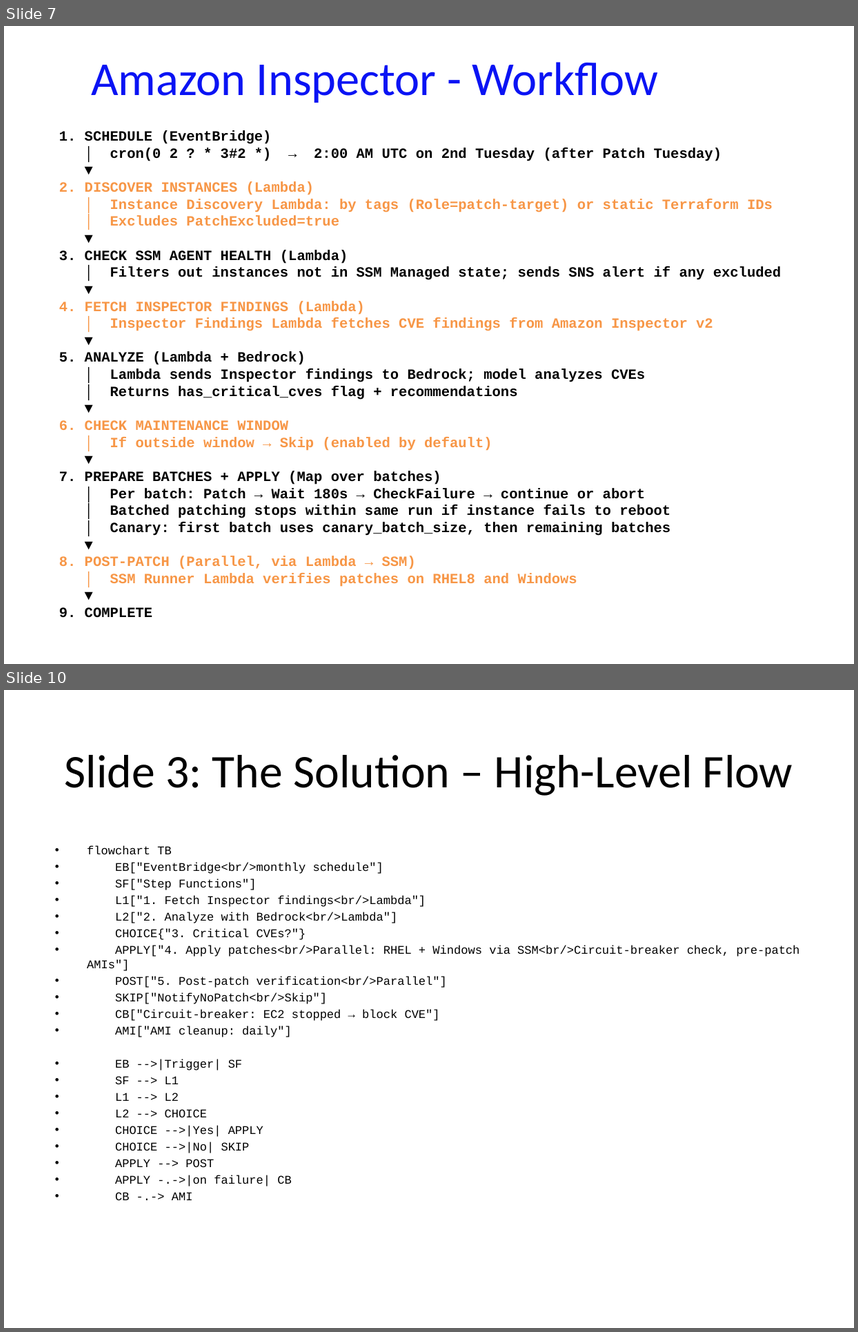
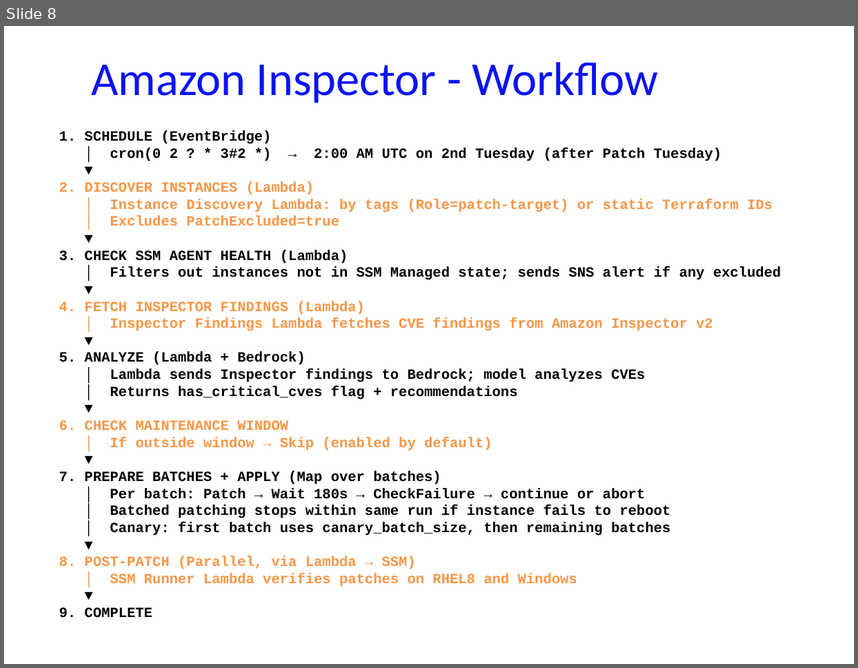
Before and after one commit to ckbitra/aiops-r8, a slide deck: docs/aiops_r8_presentation.pptx. Shown one above the other, each under a label of ours: slides 7 and 10 before the commit, slide 8 after it; the slides between them are not shown. The pictures are 858x1332 and 858x668 pixels, drawn with LibreOffice and Linux fonts; fonts in the diff are those of the drawing. Boxes give left, top, right and bottom in pixels: in the first picture for what was removed or moved away, otherwise in the second. Text is boxed around its words. In the diff, an @@ line names an element or a change of style, - is before the commit and + after.

```diff
--- a/docs/aiops_r8_presentation.pptx
+++ b/docs/aiops_r8_presentation.pptx
@@ slide 10 removed at [4,690,854,1328], background #FFFFFF @@
@@ title removed at [65,755,793,796] @@
-Slide 3: The Solution – High-Level Flow
@@ text removed at [87,846,800,1200] @@
-• flowchart TB
-• EB["EventBridge<br/>monthly schedule"]
-• SF["Step Functions"]
-• L1["1. Fetch Inspector findings<br/>Lambda"]
-• L2["2. Analyze with Bedrock<br/>Lambda"]
-• CHOICE{"3. Critical CVEs?"}
-• APPLY["4. Apply patches<br/>Parallel: RHEL + Windows via SSM<br/>Circuit-breaker check, pre-patch AMIs"]
-• POST["5. Post-patch verification<br/>Parallel"]
-• SKIP["NotifyNoPatch<br/>Skip"]
-• CB["Circuit-breaker: EC2 stopped → block CVE"]
-• AMI["AMI cleanup: daily"]
-• EB -->|Trigger| SF
-• SF --> L1
-• L1 --> L2
-• L2 --> CHOICE
-• CHOICE -->|Yes| APPLY
-• CHOICE -->|No| SKIP
-• APPLY --> POST
-• APPLY -.->|on failure| CB
-• CB -.-> AMI
@@ what was slide 7 is now slide 8 @@
```
Also in this commit, not shown: 1 slide changed, 7 slides added, 3 other slides removed, 4 other files.
